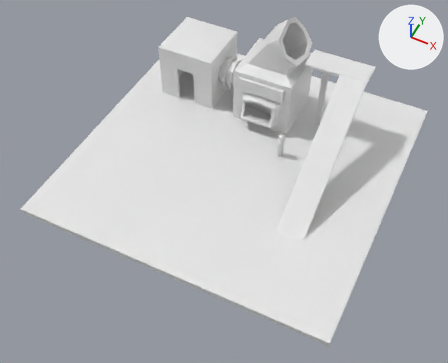
Before and after pictures for a commit that changed the Blender file assets/blends/decurse.blend.
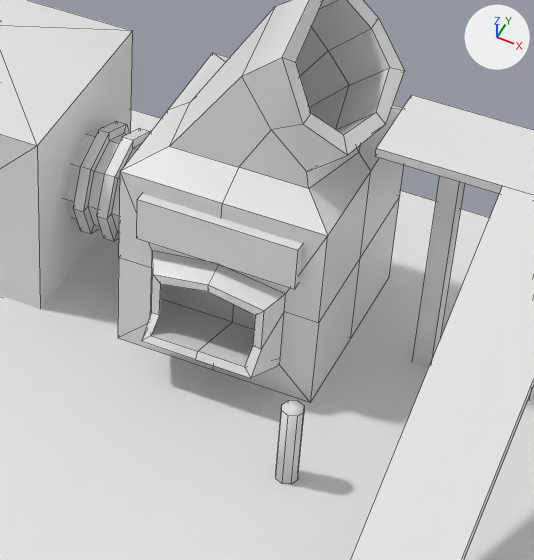
Each version is shown whole from a 50 mm camera at (13.84, -36.42, 34.26) aimed at (0.5, -9.73, 0.89), then close up on the part from 45% to 78% of the width and 6% to 49% of the height. Every picture has the same lights, and +X, +Y and +Z are marked at upper right. The close-ups show mesh edges as thin lines.

Objects in the first close-up: 'Cube.001', 'Cube.003-col', 'Cube.004-col', 'Cube.006-col', 'Cube.007-col', 'Cylinder', 'Cylinder.001-col', 'decursor-col', 'display'.
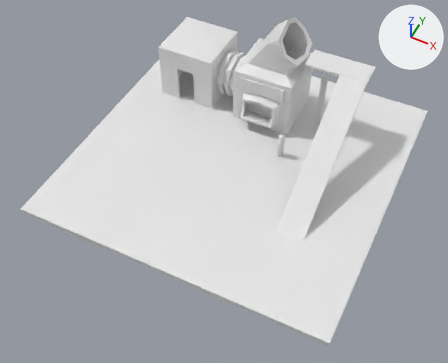
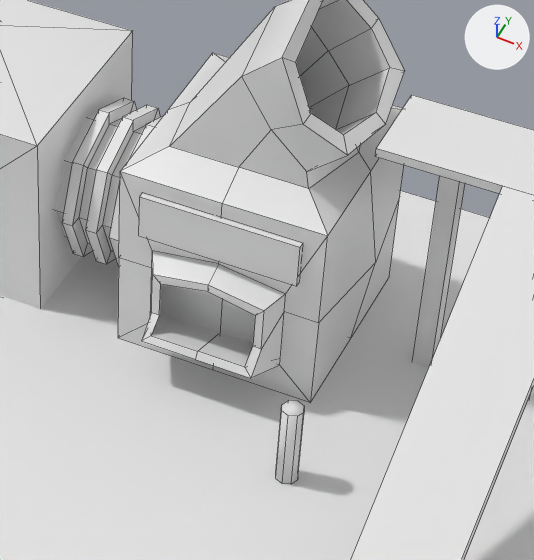
Pixel boxes [x1, y1, x2, y2] of what changed, in the close-ups (534 x 560 px):
'Cylinder.001-col', rescaled
    before: [65, 121, 150, 241]
    after: [56, 98, 163, 267]
'display', moved, rescaled
    before: [137, 194, 303, 289]
    after: [139, 194, 303, 286]
part 1 of me_cube, built on
    before: [296, 27, 404, 401]
    after: [160, 27, 404, 401]

Edits to the bpy script that builds the scene:
```text
Change me_cube:
    used by ob_decursor_col; location = (0.0, 0.0, 2.36)
    remove me_cube.from_pydata(...)  # 106 vertices, 104 faces; spans x -2.35..2.55, y -3.36..2.35, z -2.35..6.39
    add me_cube.from_pydata(...)  # 122 vertices, 120 faces; spans x -2.35..2.7, y -3.36..2.81, z -2.35..6.39
    me_cube part 1
    1 vertex is removed from x -0.03, y 0.0, z 2.95
    4 faces are deleted
    4 vertices move from x -0.44..2.35, y -1.26..2.35, z 0.0..3.56 to x -1.16..2.7, y -1.26..2.81, z 0.0..3.1
    17 vertices are added at x -2.23..2.1, y -2.11..2.1, z -1.89..1.91
    20 new faces join them
Change ob_display:
    ob_display.location: (0.0, -2.35, 3.78) -> (0.0, -2.39, 3.78)
    ob_display.scale: (1.0, 1.0, 1.0) -> (1.0, 0.352, 1.0)
Change ob_cylinder_001_col:
    ob_cylinder_001_col.scale: (1.0, 1.0, 1.0) -> (1.42, 1.42, 1.0)
```
